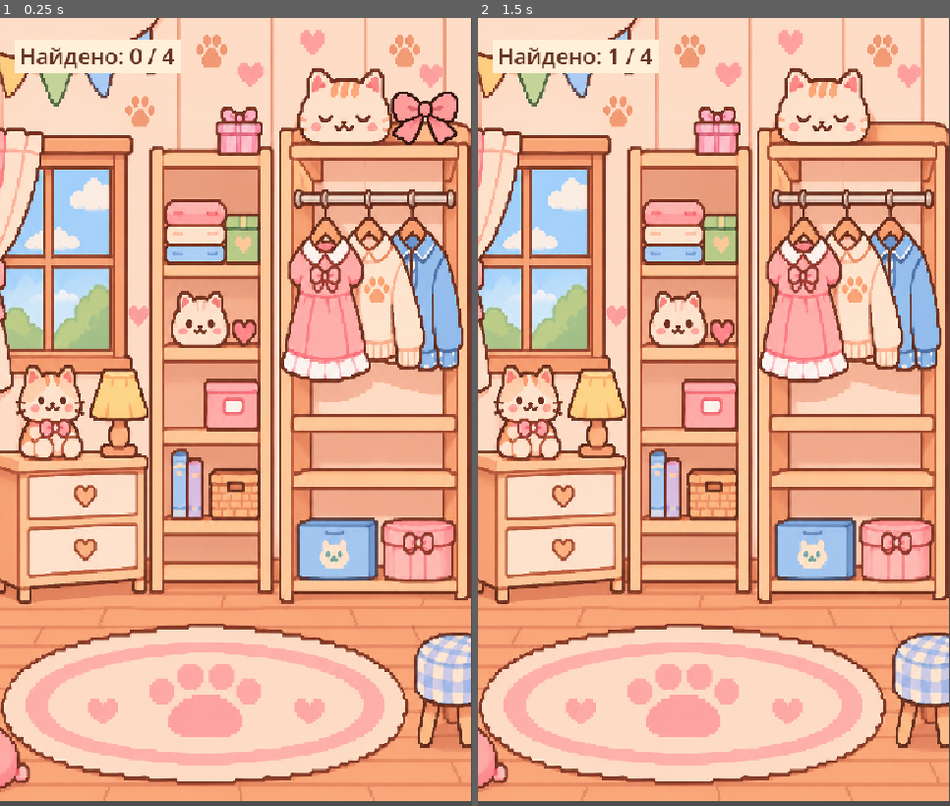
Above: before the commit, frames 1-2 (left to right).
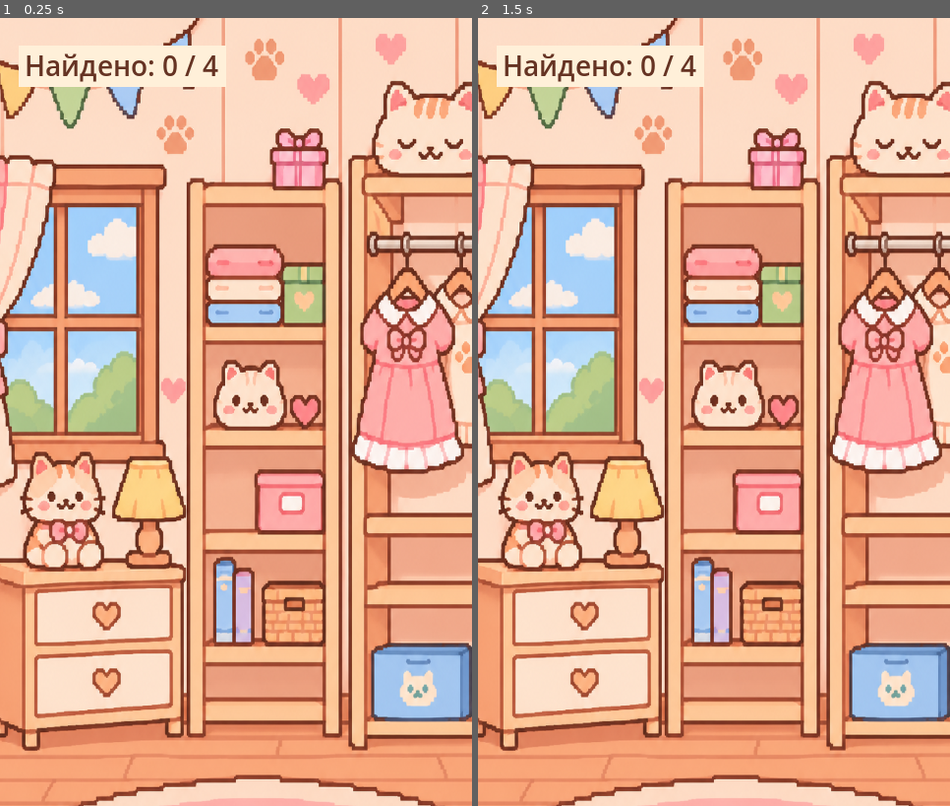
Above: after the commit, the same moments.

Repository: ArinaPig/Meown
Game: Godot game, scene res://scenes/minigames/hidden_object/HiddenObject.tscn
Two runs of this game, one before a commit and one after it. Both use one fixed random seed, a clock stepped at 60 frames per second and the inputs below. After the commit the project has no main scene; this scene is started directly in both runs.
Inputs (mouse positions are in pixels of both pictures, inside the frame that each line leads up to):
- Up to frame 1 (0.25 s): no input
- Up to frame 2 (1.5 s): tap Enter at 0.5 s; move the mouse to (902, 112) at 0.52 s; click (902, 112) at 0.67 s; tap Space at 1.25 s; move the mouse to (619, 451) at 1.27 s; click (619, 451) at 1.42 s

The runs differ from the first frame. In frame 1, 75% of the frame differs, in the area x 0-100%, y 0-100%; in frame 2, 75%.

Commit message:
Align project settings with feature/arina for integration

Diff:
--- a/project.godot
+++ b/project.godot
@@ -11,16 +11,26 @@
 [application]
 
 config/name="Meown"
-run/main_scene="uid://c6dn118eh7yhc"
-config/features=PackedStringArray("4.7", "Mobile")
+run/main_scene="res://scenes/map/WorldMap.tscn"
+config/features=PackedStringArray("4.7", "GL Compatibility")
 config/icon="res://icon.svg"
+
+[autoload]
+
+GameState="*uid://xtp6g3jnwvrr"
 
 [display]
 
-window/size/viewport_width=600
-window/size/viewport_height=1000
+window/size/viewport_width=480
+window/size/viewport_height=800
 window/stretch/mode="canvas_items"
+window/stretch/aspect="expand"
 window/handheld/orientation=1
+
+[input_devices]
+
+pointing/emulate_touch_from_mouse=true
+pointing/emulate_mouse_from_touch=false
 
 [physics]
 
@@ -28,6 +38,6 @@
 
 [rendering]
 
-textures/canvas_textures/default_texture_filter=0
 rendering_device/driver.windows="d3d12"
-renderer/rendering_method="mobile"
+renderer/rendering_method="gl_compatibility"
+renderer/rendering_method.mobile="gl_compatibility"
